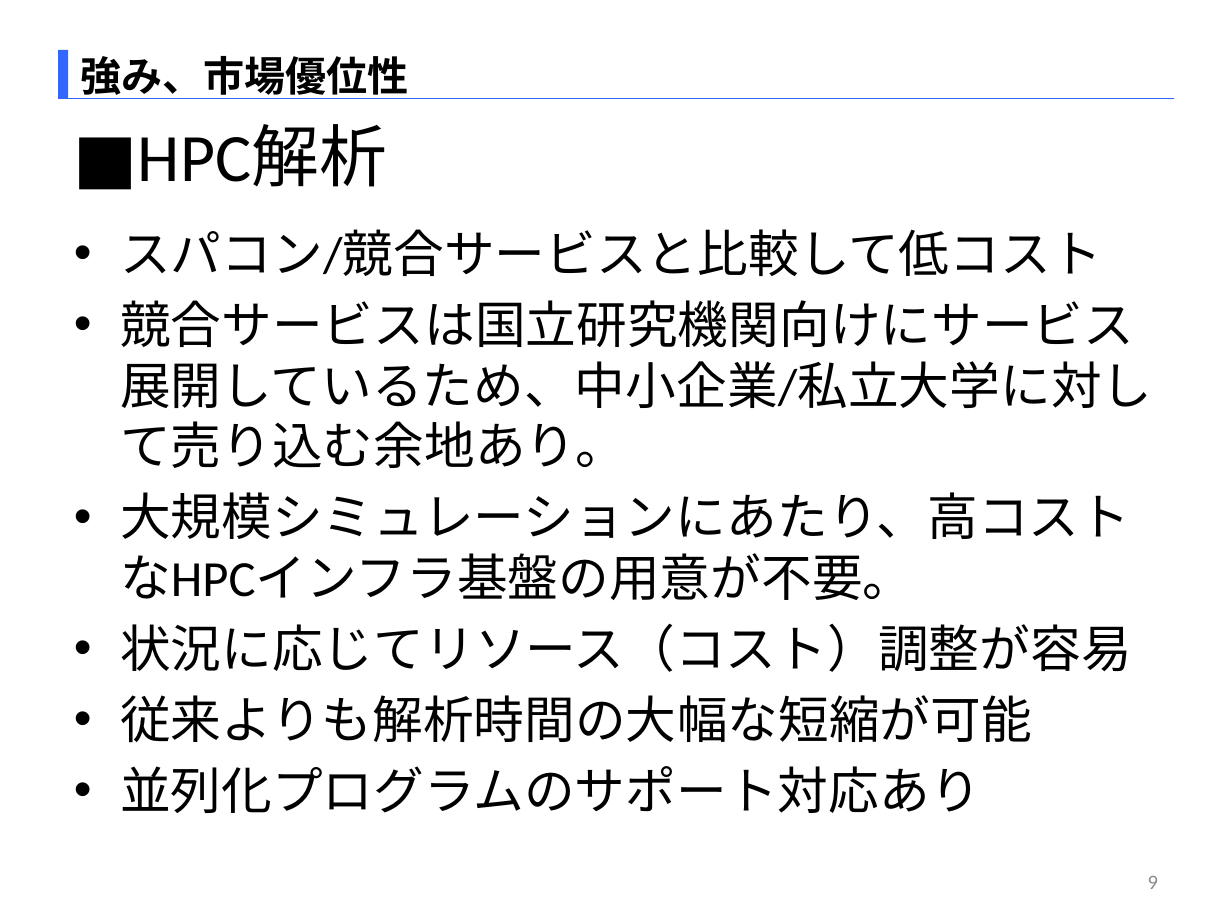
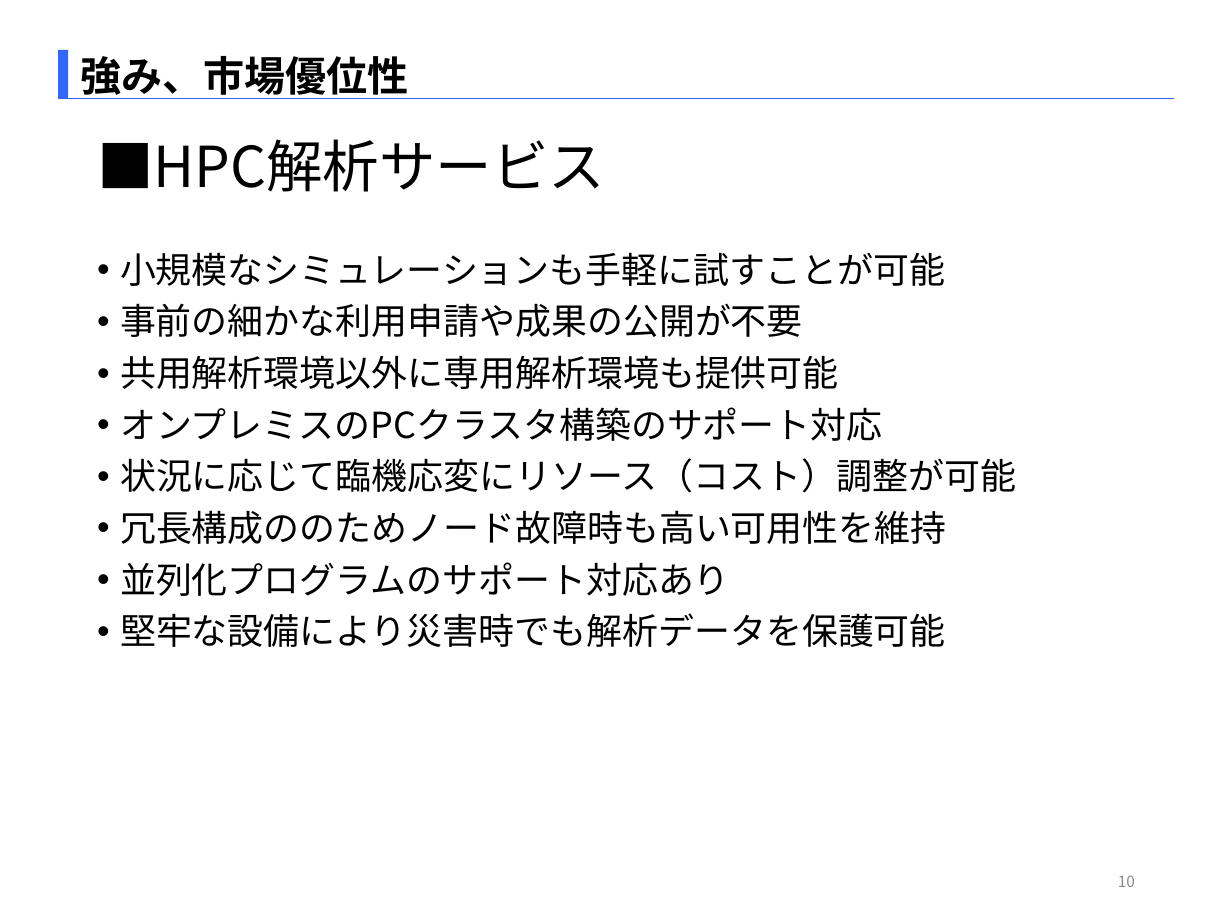
Before and after one commit to SITH-YN/PythonTool, a slide deck: slide 10 of Temp/EMB本部_中村洋太_290863_[HPC解析_CC&ECサービス].pptx (slide 9 before the commit). Drawn at 1232x924 pixels with LibreOffice and Linux fonts; fonts in the diff are those of the drawing. Boxes give left, top, right and bottom in pixels: in the first picture for what was removed or moved away, otherwise in the second. Text is boxed around its words. In the diff, an @@ line names an element or a change of style, - is before the commit and + after.

```diff
--- a/Temp/EMB本部_中村洋太_290863_[HPC解析_CC&ECサービス].pptx
+++ b/Temp/EMB本部_中村洋太_290863_[HPC解析_CC&ECサービス].pptx
@@ title at bbox=[97, 139, 605, 192]: text changed; size 39.6 to 33 pt; font Calibri to Noto Sans CJK JP @@
-■HPC解析
+■HPC解析サービス
@@ text "小規模なシミュレーションも手軽に試すことが可能": place and size @@
-text "小規模なシミュレーションも手軽に試すことが可能" at bbox=[120, 229, 1152, 813]
+text "小規模なシミュレーションも手軽に試すことが可能" at bbox=[120, 252, 1017, 647]
@@ text at bbox=[120, 252, 1017, 544]: text changed; size 29.6 to 21 pt; font Calibri to Noto Sans CJK JP @@
-• スパコン/競合サービスと比較して低コスト
-• 競合サービスは国立研究機関向けにサービス展開しているため、中小企業/私立大学に対して売り込む余地あり。
-• 大規模シミュレーションにあたり、高コストなHPCインフラ基盤の用意が不要。
-• 状況に応じてリソース（コスト）調整が容易
-• 従来よりも解析時間の大幅な短縮が可能
+• 小規模なシミュレーションも手軽に試すことが可能
+• 事前の細かな利用申請や成果の公開が不要
+• 共用解析環境以外に専用解析環境も提供可能
+• オンプレミスのPCクラスタ構築のサポート対応
+• 状況に応じて臨機応変にリソース（コスト）調整が可能
+• 冗長構成ののためノード故障時も高い可用性を維持
@@ text at bbox=[120, 562, 730, 596]: size 29.6 to 21 pt, font Calibri to Noto Sans CJK JP in "並列化プログラムのサポート対応あり"; indent changed; line spacing 1 to 0.9; more space between paragraphs @@
@@ text at bbox=[120, 613, 946, 647]: paragraph added @@
+• 堅牢な設備により災害時でも解析データを保護可能
@@ page number at bbox=[1118, 875, 1135, 887]: text changed; size 12 to 9 pt; font Calibri to Noto Sans CJK JP @@
-9
+10
```
Also in this commit, not shown: 9 other slides changed, 3 slides added, 1 slide removed.
